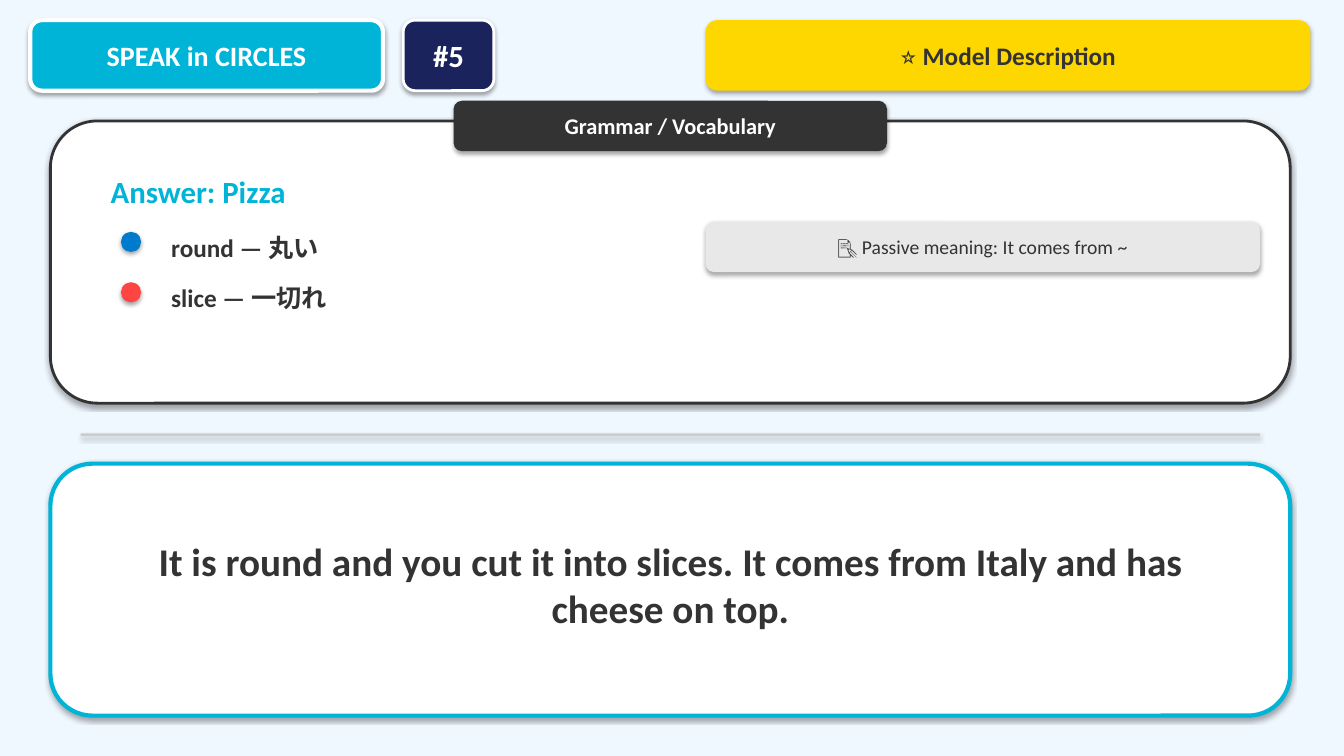
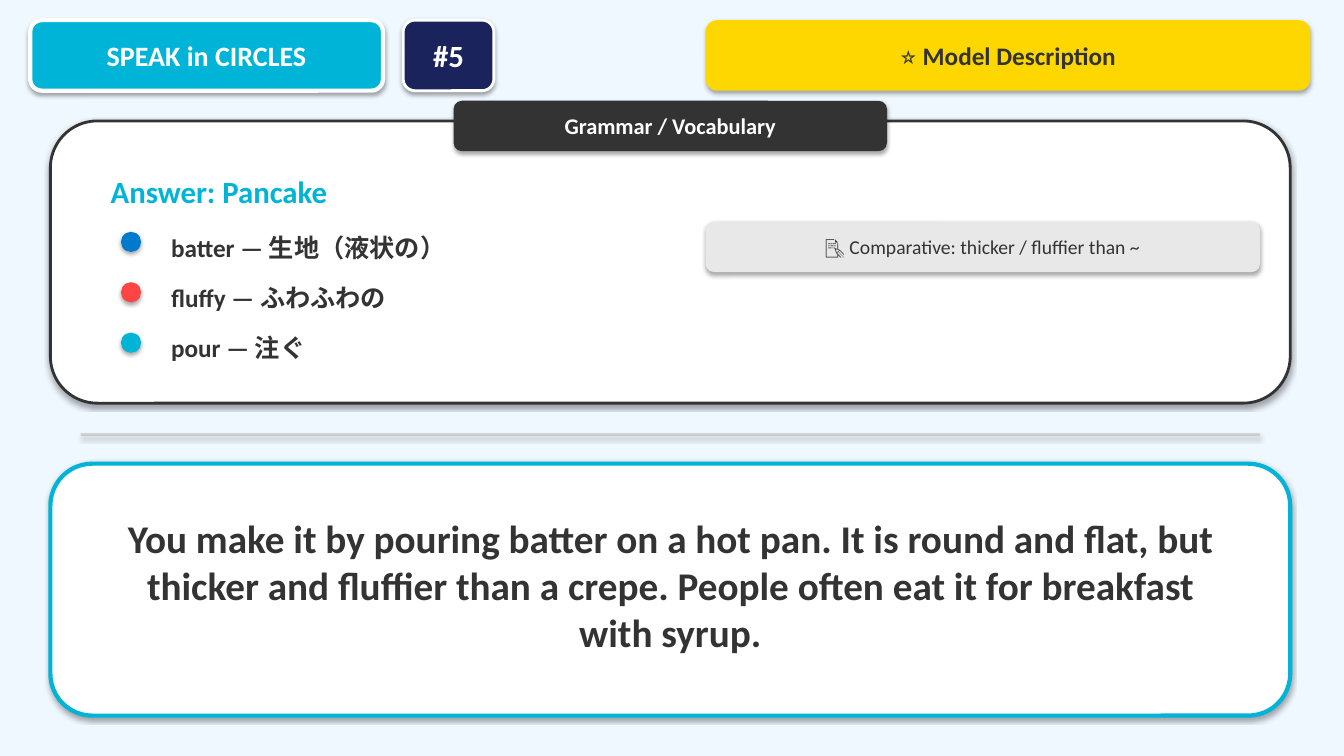
Before and after one commit to macsa2ki25-eng/SpecialAigent, a slide deck: slide 16 of Speak_in_Circles_Activity.pptx. Drawn at 1344x756 pixels with LibreOffice and Linux fonts; fonts in the diff are those of the drawing. Boxes give left, top, right and bottom in pixels: in the first picture for what was removed or moved away, otherwise in the second. Text is boxed around its words. In the diff, an @@ line names an element or a change of style, - is before the commit and + after.

```diff
--- a/Speak_in_Circles_Activity.pptx
+++ b/Speak_in_Circles_Activity.pptx
@@ text at box(111, 181, 327, 204): text changed @@
-Answer: Pizza
+Answer: Pancake
@@ text at box(171, 235, 445, 260): text changed @@
-round — 丸い
+batter — 生地（液状の）
@@ text in rounded rectangle at box(849, 240, 1126, 257): text changed @@
-📝 Passive meaning: It comes from ~
+📝 Comparative: thicker / fluffier than ~
@@ text at box(171, 286, 386, 311): text changed @@
-slice — 一切れ
+fluffy — ふわふわの
@@ ellipse added at box(121, 333, 141, 353), fill #00B4D8 @@
@@ text added at box(171, 335, 305, 361), 18 pt, text #333333, bold @@
+pour — 注ぐ
@@ text at box(128, 525, 1213, 653): text changed @@
-It is round and you cut it into slices. It comes from Italy and has cheese on top.
+You make it by pouring batter on a hot pan. It is round and flat, but thicker and fluffier than a crepe. People often eat it for breakfast with syrup.
```
Also in this commit, not shown: 30 other slides changed, 1 other file.
